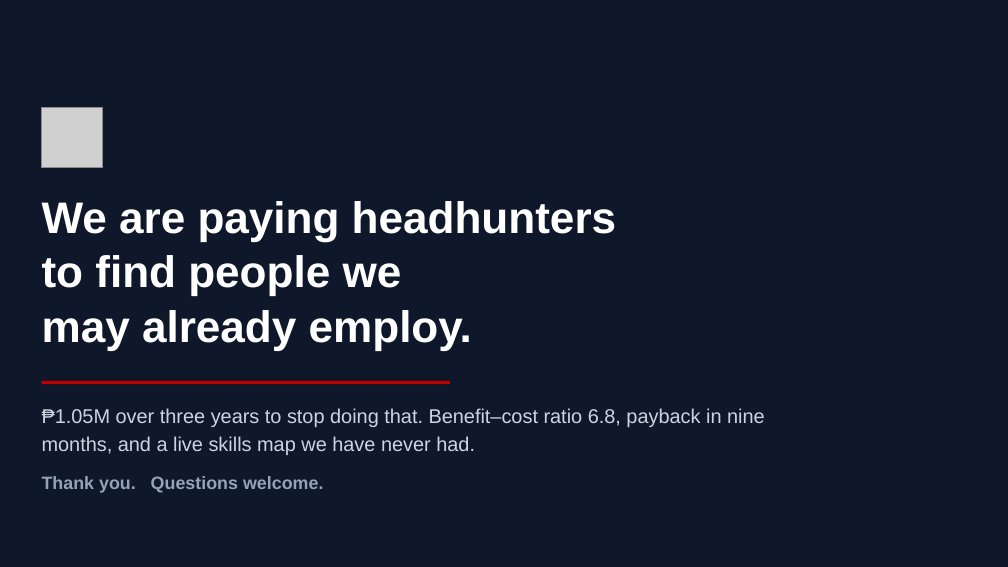
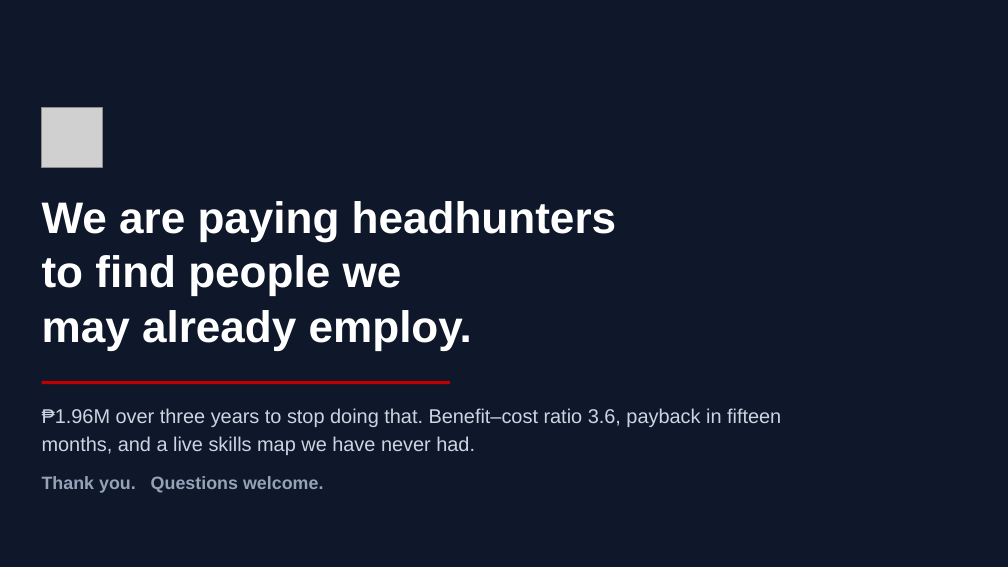
Before and after one commit to Ruffa06/Talent-Marketplace, a slide deck: slide 22 of docs/Growth_Talent_Marketplace_ALP.pptx. Drawn at 1008x567 pixels with LibreOffice and Linux fonts; fonts in the diff are those of the drawing; grey boxes stand for pictures. Boxes give left, top, right and bottom in pixels: in the first picture for what was removed or moved away, otherwise in the second. Text is boxed around its words. In the diff, an @@ line names an element or a change of style, - is before the commit and + after.

```diff
--- a/docs/Growth_Talent_Marketplace_ALP.pptx
+++ b/docs/Growth_Talent_Marketplace_ALP.pptx
@@ text at <box>42,408,781,455</box>: text changed @@
-₱1.05M over three years to stop doing that. Benefit–cost ratio 6.8, payback in nine months, and a live skills map we have never had.
+₱1.96M over three years to stop doing that. Benefit–cost ratio 3.6, payback in fifteen months, and a live skills map we have never had.
```
Also in this commit, not shown: 13 other slides changed, 4 other files.
